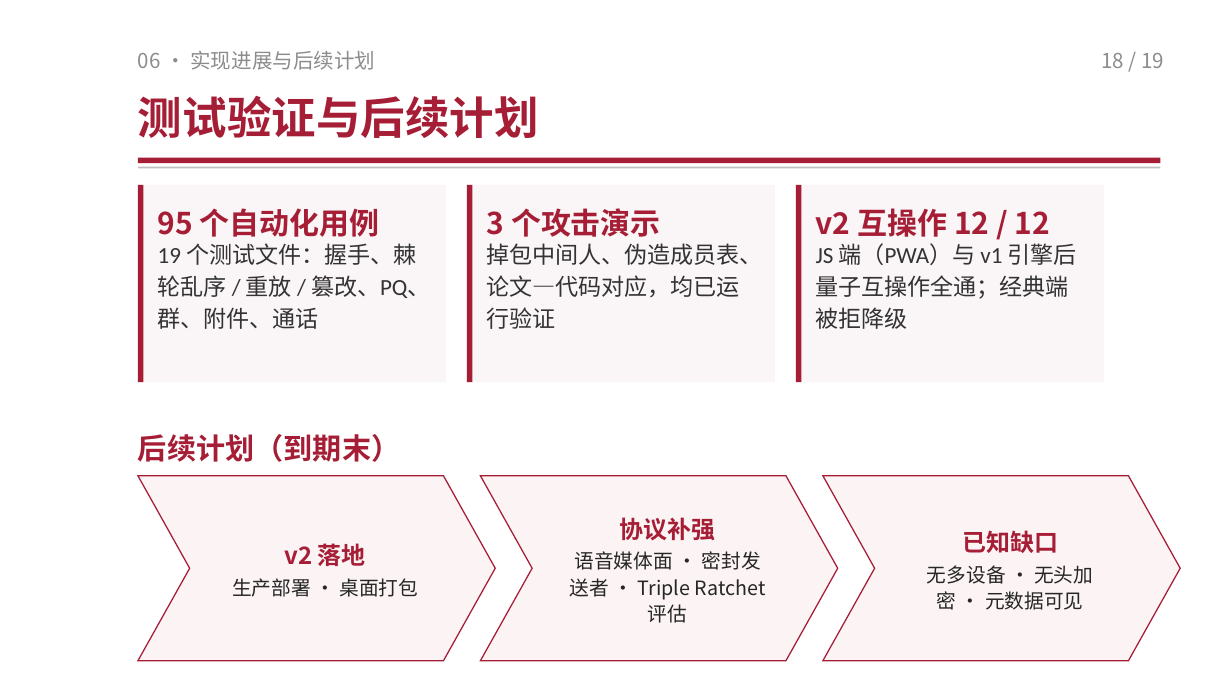
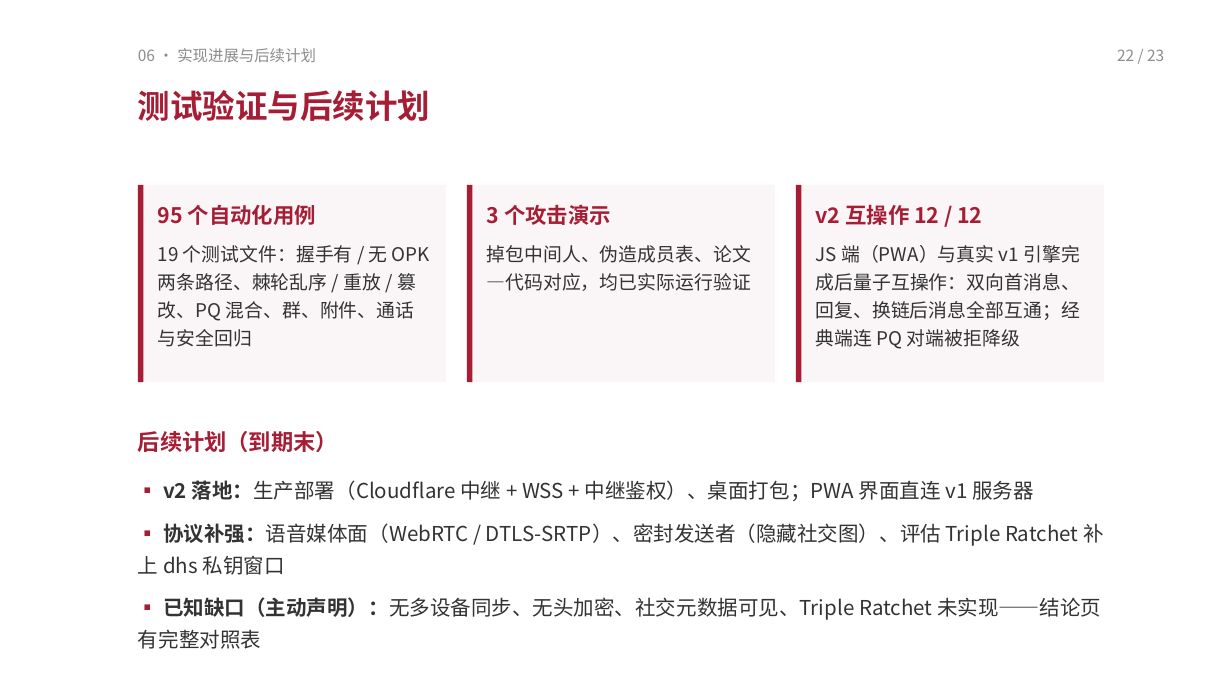
Before and after one commit to TomHaoZi/ECNUchat, a slide deck: slide 22 of 中期汇报/ECNUchat-中期汇报.pptx (slide 18 before the commit). Drawn at 1232x699 pixels with LibreOffice and Linux fonts; fonts in the diff are those of the drawing. Boxes give left, top, right and bottom in pixels: in the first picture for what was removed or moved away, otherwise in the second. Text is boxed around its words. In the diff, an @@ line names an element or a change of style, - is before the commit and + after.

```diff
--- a/中期汇报/ECNUchat-中期汇报.pptx
+++ b/中期汇报/ECNUchat-中期汇报.pptx
@@ text "06 · 实现进展与后续计划" at bbox=[138, 48, 316, 62]: size 12 to 9 pt @@
@@ text at bbox=[1117, 49, 1164, 61]: text changed; size 12 to 9 pt @@
-18 / 19
+22 / 23
@@ text "测试验证与后续计划" at bbox=[138, 90, 430, 121]: size 26 to 19 pt @@
@@ rectangle removed at bbox=[138, 158, 1161, 163] @@
@@ rectangle removed at bbox=[138, 166, 1161, 168] @@
@@ size 17.5 to 12.5 pt in 3 elements at bbox=[158, 205, 316, 225], bbox=[487, 204, 611, 225], bbox=[816, 205, 982, 225] @@
@@ text at bbox=[158, 245, 430, 347]: text changed; size 13.5 to 11 pt; font Calibri to Noto Sans CJK SC @@
-19 个测试文件：握手、棘轮乱序 / 重放 / 篡改、PQ、群、附件、通话
+19 个测试文件：握手有 / 无 OPK 两条路径、棘轮乱序 / 重放 / 篡改、PQ 混合、群、附件、通话与安全回归
@@ text at bbox=[487, 245, 751, 291]: text changed; size 13.5 to 11 pt; font Calibri to Noto Sans CJK SC @@
-掉包中间人、伪造成员表、论文—代码对应，均已运行验证
+掉包中间人、伪造成员表、论文—代码对应，均已实际运行验证
@@ text at bbox=[816, 245, 1080, 349]: text changed; size 13.5 to 11 pt; font Calibri to Noto Sans CJK SC @@
-JS 端（PWA）与 v1 引擎后量子互操作全通；经典端被拒降级
+JS 端（PWA）与真实 v1 引擎完成后量子互操作：双向首消息、回复、换链后消息全部互通；经典端连 PQ 对端被拒降级
@@ text "后续计划（到期末）" at bbox=[138, 431, 338, 452]: size 17 to 13 pt @@
@@ chevron removed at bbox=[138, 476, 495, 660] @@
-v2 落地
-生产部署 · 桌面打包
@@ chevron removed at bbox=[480, 476, 838, 660] @@
-协议补强
-语音媒体面 · 密封发送者 · Triple Ratchet 评估
@@ chevron removed at bbox=[823, 476, 1180, 660] @@
-已知缺口
-无多设备 · 无头加密 · 元数据可见
@@ text added at bbox=[138, 480, 1104, 649], 12 pt, text #333333 @@
+▪ v2 落地：生产部署（Cloudflare 中继 + WSS + 中继鉴权）、桌面打包；PWA 界面直连 v1 服务器
+▪ 协议补强：语音媒体面（WebRTC / DTLS-SRTP）、密封发送者（隐藏社交图）、评估 Triple Ratchet 补上 dhs 私钥窗口
+▪ 已知缺口（主动声明）：无多设备同步、无头加密、社交元数据可见、Triple Ratchet 未实现——结论页有完整对照表
```
Also in this commit, not shown: 16 other slides changed, 4 slides added, 3 other files.
